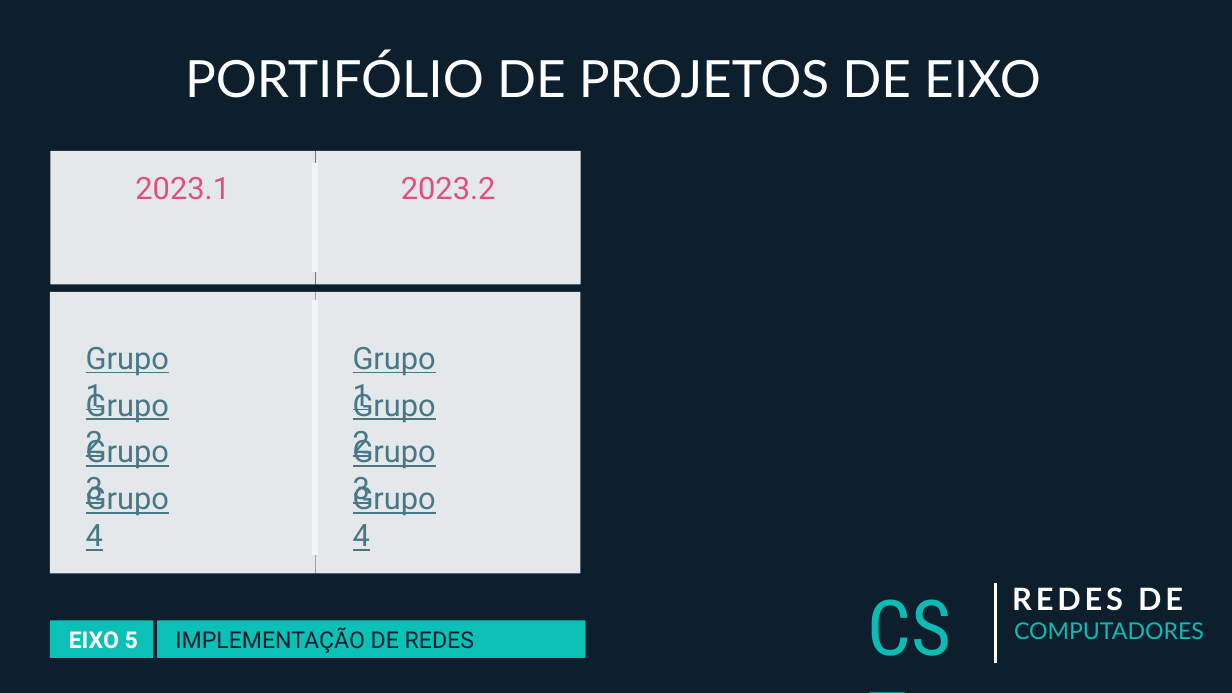
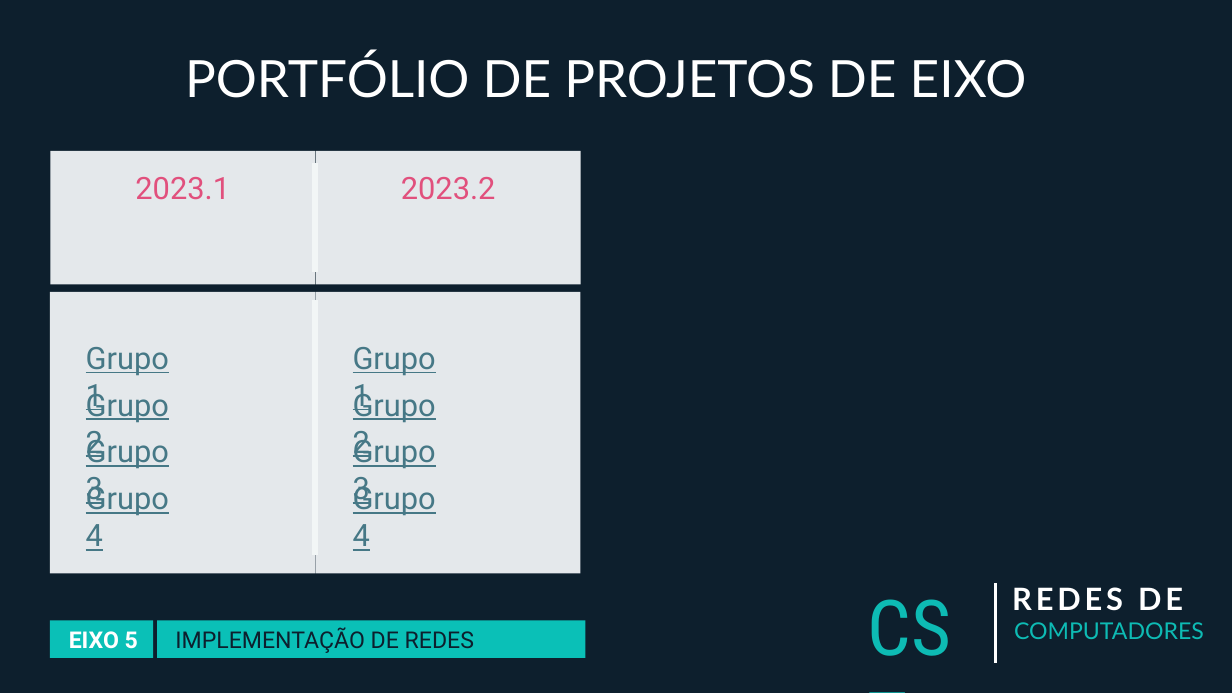
Before and after one commit to gomesluiz/porftifolio-projetos-cst-redes-computadores, a slide deck: slide 1 of Eixo5/Eixo 5 - Portifólio de Projetos.pptx. Drawn at 1232x693 pixels with LibreOffice and Linux fonts; fonts in the diff are those of the drawing. Boxes give left, top, right and bottom in pixels: in the first picture for what was removed or moved away, otherwise in the second. Text is boxed around its words. In the diff, an @@ line names an element or a change of style, - is before the commit and + after.

```diff
--- a/Eixo5/Eixo 5 - Portifólio de Projetos.pptx
+++ b/Eixo5/Eixo 5 - Portifólio de Projetos.pptx
@@ text at <box>185,53,1027,98</box>: text changed @@
-PORTIFÓLIO DE PROJETOS DE EIXO
+PORTFÓLIO DE PROJETOS DE EIXO
```
Also in this commit, not shown: 9 other files.
